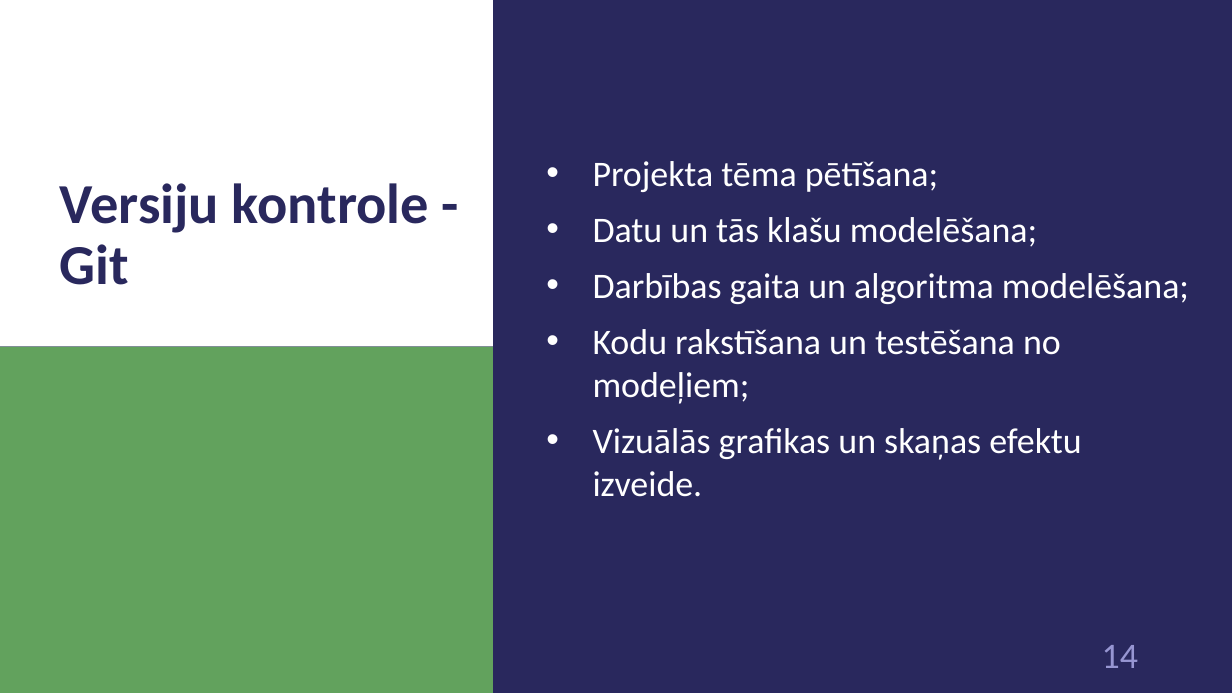
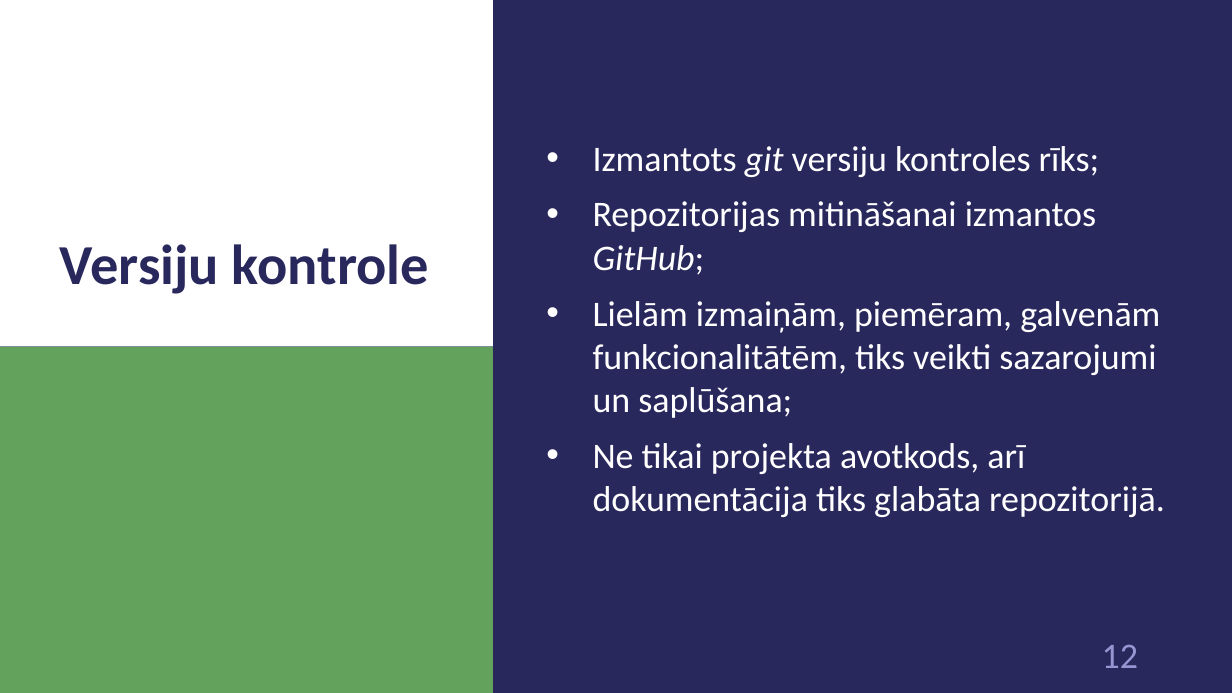
Before and after one commit to 1ivyatan/drumstalotajs, a slide deck: slide 12 of Documentation/Prezentācija.pptx (slide 14 before the commit). Drawn at 1232x693 pixels with LibreOffice and Linux fonts; fonts in the diff are those of the drawing. Boxes give left, top, right and bottom in pixels: in the first picture for what was removed or moved away, otherwise in the second. Text is boxed around its words. In the diff, an @@ line names an element or a change of style, - is before the commit and + after.

```diff
--- a/Documentation/Prezentācija.pptx
+++ b/Documentation/Prezentācija.pptx
@@ text at [593, 146, 1165, 517]: text changed @@
-• Projekta tēma pētīšana;
-• Datu un tās klašu modelēšana;
-• Darbības gaita un algoritma modelēšana;
-• Kodu rakstīšana un testēšana no modeļiem;
-• Vizuālās grafikas un skaņas efektu izveide.
+• Izmantots git versiju kontroles rīks;
+• Repozitorijas mitināšanai izmantos GitHub;
+• Lielām izmaiņām, piemēram, galvenām funkcionalitātēm, tiks veikti sazarojumi un saplūšana;
+• Ne tikai projekta avotkods, arī dokumentācija tiks glabāta repozitorijā.
@@ title at [60, 244, 429, 294]: text changed @@
-Versiju kontrole - Git
+Versiju kontrole
@@ page number at [1102, 645, 1138, 668]: text changed @@
-14
+12
```
Also in this commit, not shown: 3 other slides changed, 3 slides removed.
